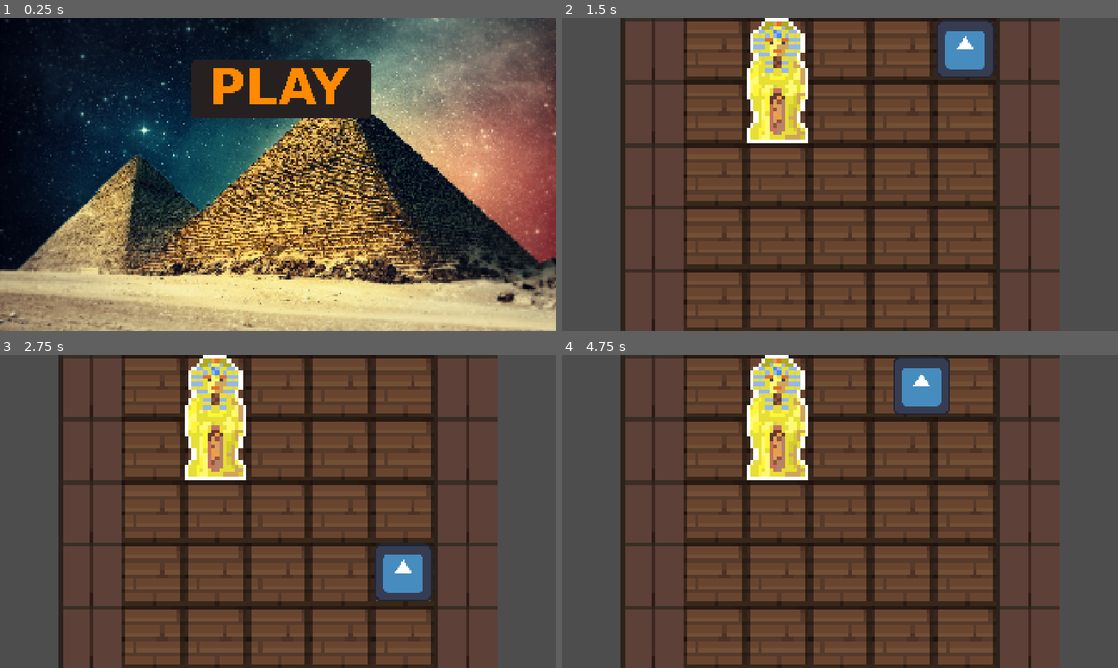
Above: before the commit, frames 1-4 (two rows, left to right).
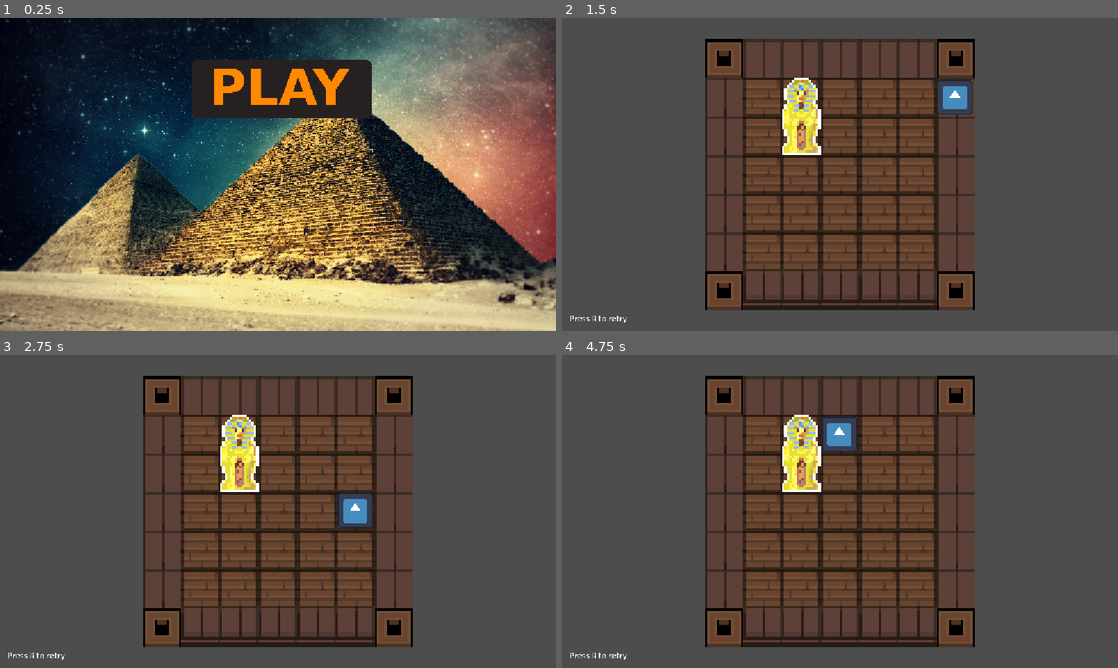
Above: after the commit, the same moments.

Repository: Hugtand2/DDUge-1
Game: Godot game, scene res://Scenes/main.tscn
The game is run twice, just before and just after one commit, with the same random seed, the same clock (stepped at 60 frames per second) and the same inputs. The engine's default icon, where the game draws it, is replaced by a stand-in: a white triangle on a blue panel in a dark square.
Inputs (mouse positions are in pixels of both pictures, inside the frame that each line leads up to):
- Up to frame 1 (0.25 s): no input
- Up to frame 2 (1.5 s): click (845, 89) at 0.5 s; tap R at 1.25 s; hold Right (ui_right) from 1.28 s (still down); hold R from 1.28 s (still down)
- Up to frame 3 (2.75 s): tap Z at 1.55, 2.1 s; release Right (ui_right) at 2.03 s; release R at 2.03 s; hold Down (ui_down) from 2.03 s (still down); tap R at 2.3 s
- Up to frame 4 (4.75 s): tap R at 2.75, 3.8, 4.25 s; release Down (ui_down) at 2.78 s; hold Right (ui_right) 2.78-3.53 s; hold R 2.78-3.53 s; tap Z at 3.05, 3.6, 4.55 s; hold Up (ui_up) 3.53-4.28 s; hold Left (ui_left) from 4.28 s (still down); hold R from 4.28 s (still down)

The runs differ from the first frame. In frame 1, 17% of the frame differs, in the area x 0-100%, y 0-100%; in frame 2, 37%; in frame 3, 38%, in the area x 1-90%, y 0-100%; in frame 4, 38%.

Commit message:
Made Retry and messed with camera

Diff:
--- a/Catacomb-Catastrophe/Scenes/LevelOne.tscn
+++ b/Catacomb-Catastrophe/Scenes/LevelOne.tscn
@@ -3,6 +3,7 @@
 [ext_resource type="Texture2D" uid="uid://d2gsjy31832nd" path="res://Resources/Floors&More/Wall.png" id="2_6b1hk"]
 [ext_resource type="Texture2D" uid="uid://b05f3vra0jdos" path="res://Resources/Floors&More/Floor.png" id="2_6ha17"]
 [ext_resource type="PackedScene" uid="uid://deqsm08qqq4sc" path="res://Scenes/Player.tscn" id="3_6b1hk"]
+[ext_resource type="PackedScene" uid="uid://bamc3cfxt4rls" path="res://Scenes/UI.tscn" id="5_080ts"]
 [ext_resource type="PackedScene" uid="uid://bl8iflvkpl17r" path="res://Scenes/static_body_2d.tscn" id="5_t5ss4"]
 
 [sub_resource type="GDScript" id="GDScript_tocei"]
@@ -231,10 +232,6 @@
 tile_map_data = PackedByteArray("AAD//wUAAAAAAAAAAAAFAAUAAAAAAAAAAAAFAP//AAAAAAAAAAD/////AAAAAAAAAAAAAAUAAAABAAQAAAABAA …(304 unchanged characters)…
 tile_set = SubResource("TileSet_yyq1l")
 
-[node name="Camera2D" type="Camera2D" parent="." unique_id=1345632301]
-position = Vector2(40, 40)
-zoom = Vector2(13.525, 13.525)
-
 [node name="CharacterBody2D" parent="." unique_id=822320731 instance=ExtResource("3_6b1hk")]
 position = Vector2(72, 8)
 
@@ -242,3 +239,9 @@
 position = Vector2(24, 16)
 pushable = true
 maxPushes = 1
+
+[node name="Camera2D" type="Camera2D" parent="." unique_id=1847131771]
+position = Vector2(40, 40)
+zoom = Vector2(5, 5)
+
+[node name="CanvasLayer" parent="Camera2D" unique_id=1416940851 instance=ExtResource("5_080ts")]
--- a/Catacomb-Catastrophe/Scenes/Levels.tscn
+++ b/Catacomb-Catastrophe/Scenes/Levels.tscn
@@ -2,8 +2,17 @@
 
 [ext_resource type="PackedScene" uid="uid://dgsadhp1rx5e6" path="res://Scenes/LevelOne.tscn" id="1_bynwe"]
 [ext_resource type="Script" uid="uid://bouvgetwec3vb" path="res://Scripts/levels.gd" id="1_nf2x5"]
+[ext_resource type="PackedScene" uid="uid://bamc3cfxt4rls" path="res://Scenes/UI.tscn" id="2_1d1di"]
 
 [node name="Levels" type="Node2D" unique_id=458383036]
 script = ExtResource("1_nf2x5")
 
 [node name="LevelOne" parent="." unique_id=673032643 instance=ExtResource("1_bynwe")]
+position = Vector2(16, 16)
+
+[node name="UI" parent="." unique_id=1009301396 instance=ExtResource("2_1d1di")]
+anchors_preset = 2
+anchor_top = 1.0
+anchor_right = 0.0
+grow_horizontal = 1
+grow_vertical = 0
--- /dev/null
+++ b/Catacomb-Catastrophe/Scenes/UI.tscn
@@ -0,0 +1,14 @@
+[gd_scene format=3 uid="uid://bamc3cfxt4rls"]
+
+[node name="CanvasLayer" type="CanvasLayer" unique_id=1416940851]
+
+[node name="Retry Label" type="Label" parent="." unique_id=76204930]
+anchors_preset = 2
+anchor_top = 1.0
+anchor_bottom = 1.0
+offset_top = -23.0
+offset_right = 119.0
+grow_vertical = 0
+offset_transform_enabled = true
+offset_transform_position = Vector2(15, -15)
+text = "Press R to retry"
--- a/Catacomb-Catastrophe/Scenes/main.tscn
+++ b/Catacomb-Catastrophe/Scenes/main.tscn
@@ -28,3 +28,7 @@
 texture_normal = ExtResource("3_6bp64")
 texture_pressed = ExtResource("4_344ge")
 texture_hover = ExtResource("5_ynf5e")
+
+[node name="Camera2D" type="Camera2D" parent="." unique_id=1254674282]
+position = Vector2(958, 539)
+zoom = Vector2(0.601, 0.601)
--- a/Catacomb-Catastrophe/Scripts/character_body_2d.gd
+++ b/Catacomb-Catastrophe/Scripts/character_body_2d.gd
@@ -27,6 +27,6 @@
 
 # Proccesses every frame
 func _process(delta: float) -> void:
-	# Checks if "z" is pressed
-	if Input.is_key_pressed(KEY_Z):
+	# Checks if "r" is pressed
+	if Input.is_key_pressed(KEY_R):
 		Levels.reset_level()
--- a/Catacomb-Catastrophe/Scripts/level_one.gd
+++ b/Catacomb-Catastrophe/Scripts/level_one.gd
@@ -3,7 +3,7 @@
 
 # Called when the node enters the scene tree for the first time.
 func _ready() -> void:
-	MusicPlayer.play_custom_track("res://Music/Ape Escape 2 ( Panic Pyramid ) Soundtrack  OST.mp3")
+	Levels.setup()
 	pass # Replace with function body.
 
 
--- a/Catacomb-Catastrophe/Scripts/levels.gd
+++ b/Catacomb-Catastrophe/Scripts/levels.gd
@@ -4,6 +4,11 @@
 func _ready() -> void:
 	pass # Replace with function body.
 
+# Called upon level startup
+func setup() -> void:
+	MusicPlayer.play_custom_track("res://Music/Ape Escape 2 ( Panic Pyramid ) Soundtrack  OST.mp3")
+
+	pass
 
 # Called every frame. 'delta' is the elapsed time since the previous frame.
 func _process(delta: float) -> void:
--- a/Catacomb-Catastrophe/project.godot
+++ b/Catacomb-Catastrophe/project.godot
@@ -22,8 +22,6 @@
 
 [display]
 
-window/size/viewport_width=1920
-window/size/viewport_height=1080
 window/stretch/mode="canvas_items"
 window/stretch/aspect="expand"
 
